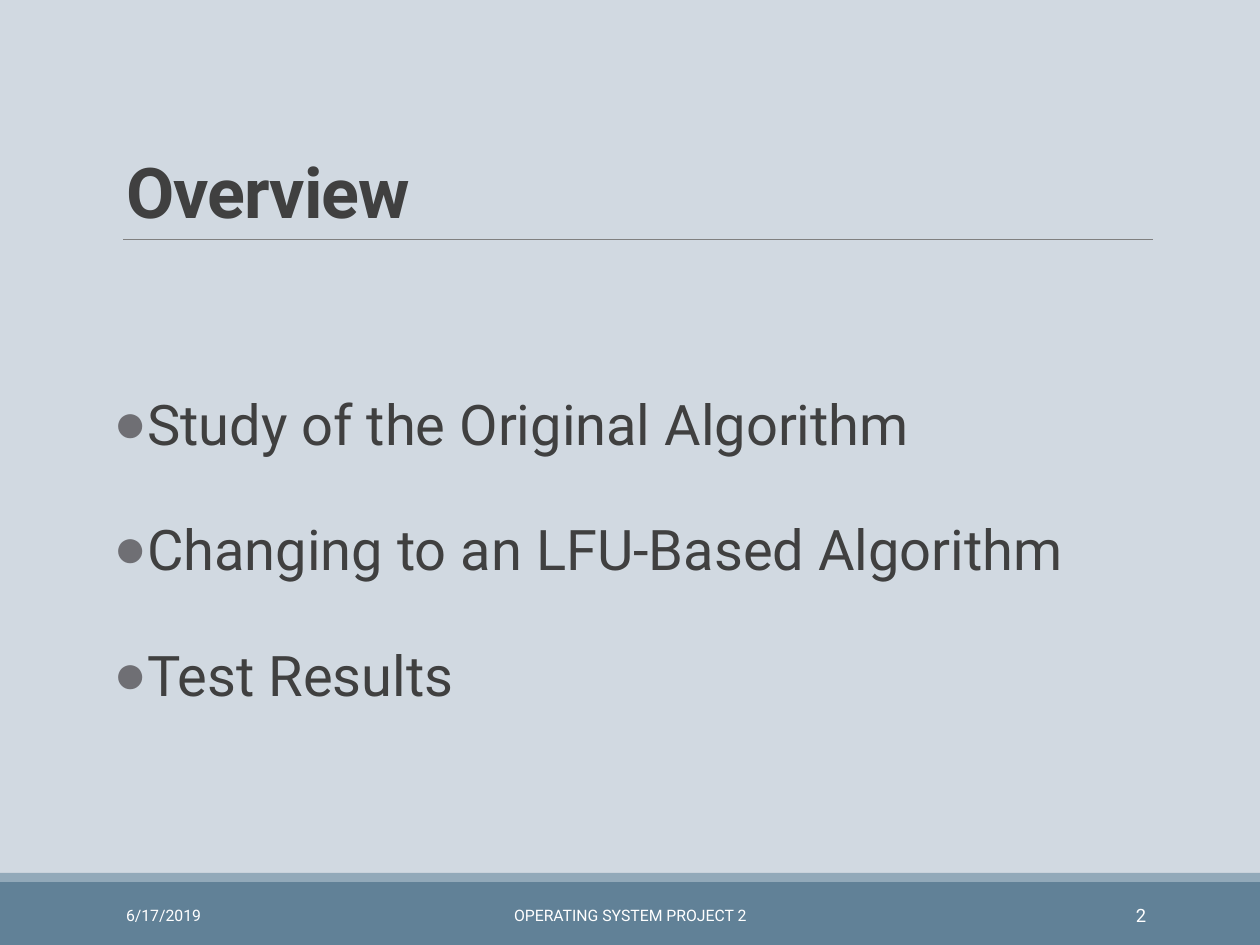
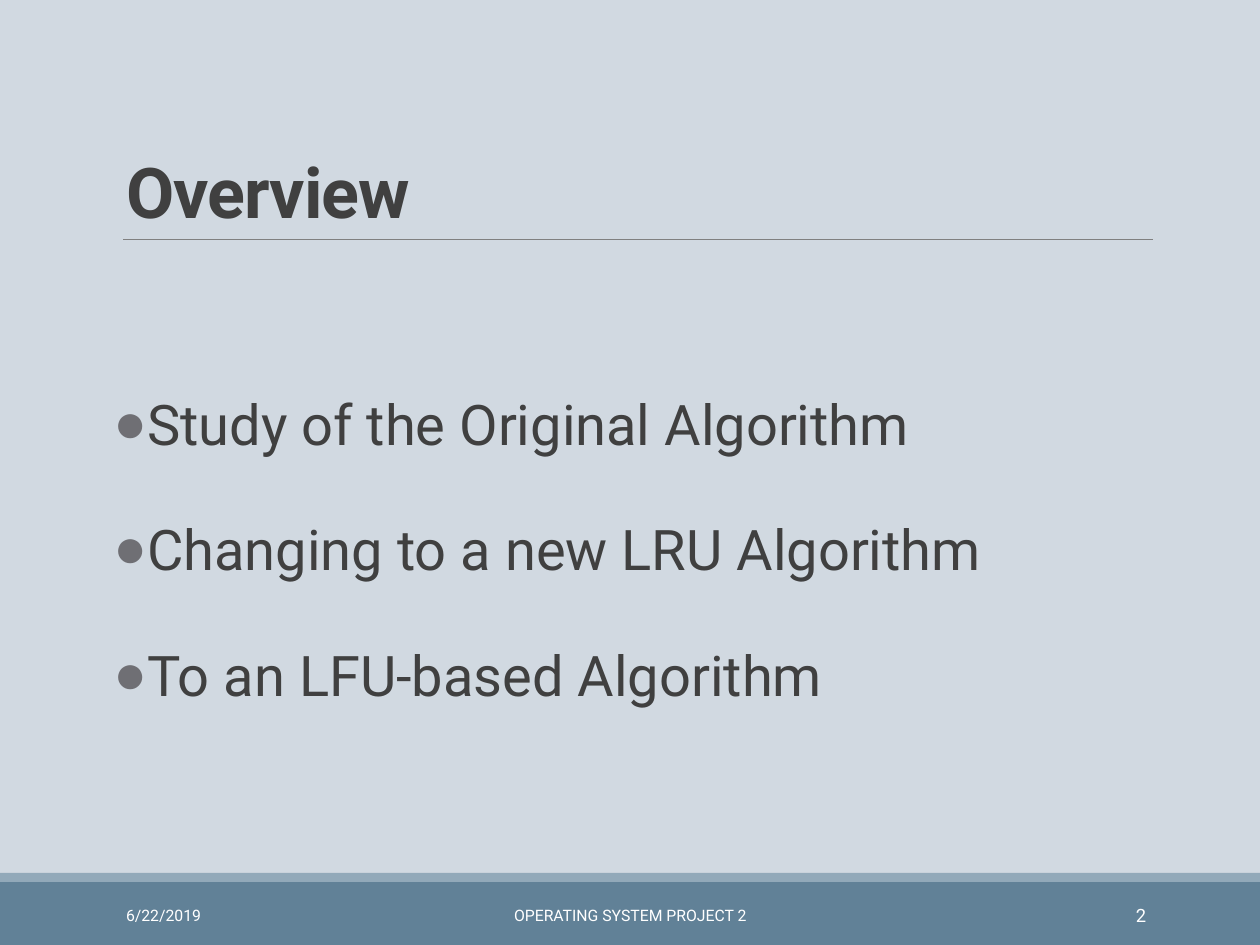
Before and after one commit to wzh99/OSProject, a slide deck: slide 2 of Project2/prj2pre.pptx. Drawn at 1260x945 pixels with LibreOffice and Linux fonts; fonts in the diff are those of the drawing. Boxes give left, top, right and bottom in pixels: in the first picture for what was removed or moved away, otherwise in the second. Text is boxed around its words. In the diff, an @@ line names an element or a change of style, - is before the commit and + after.

```diff
--- a/Project2/prj2pre.pptx
+++ b/Project2/prj2pre.pptx
@@ text at (147, 528, 981, 708): text changed @@
-● Changing to an LFU-Based Algorithm
-● Test Results
+● Changing to a new LRU Algorithm
+● To an LFU-based Algorithm
@@ text at (126, 909, 201, 922): text changed @@
-6/17/2019
+6/22/2019
```
Also in this commit, not shown: 23 other slides changed, 9 slides added, 1 other file.
